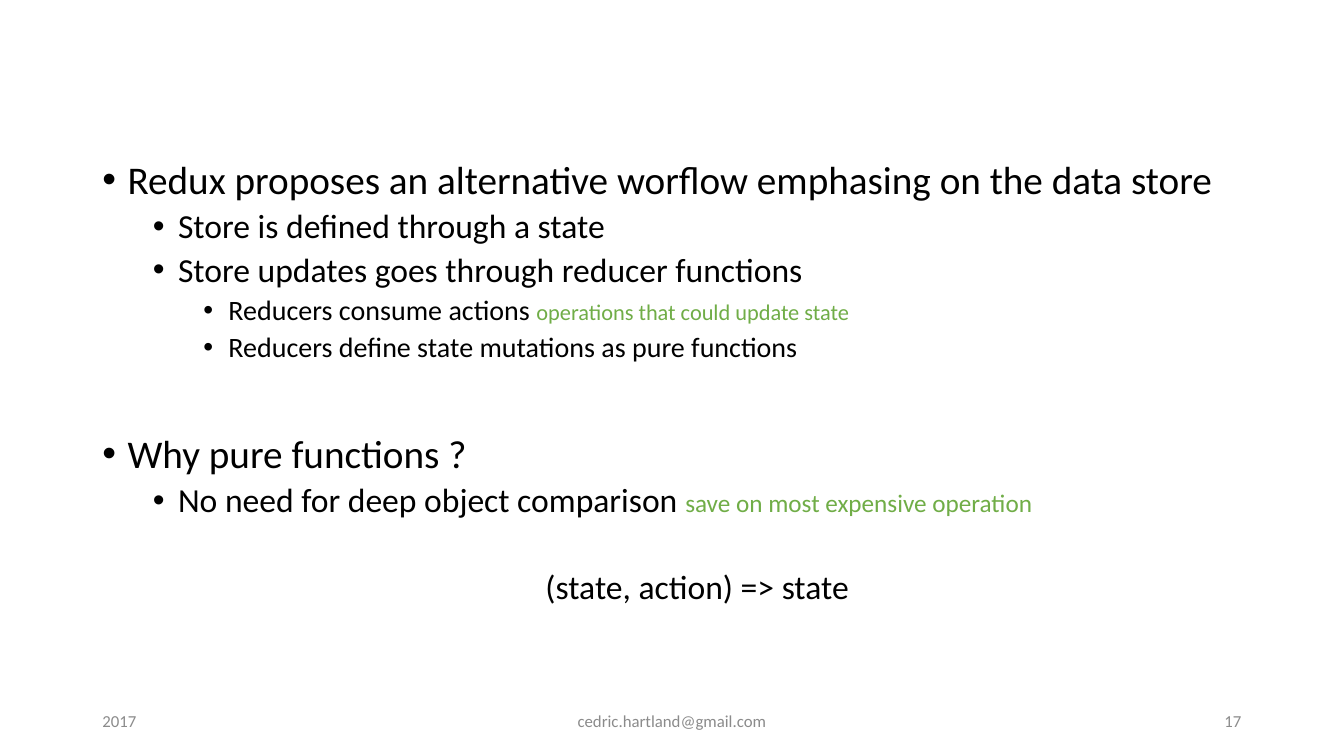
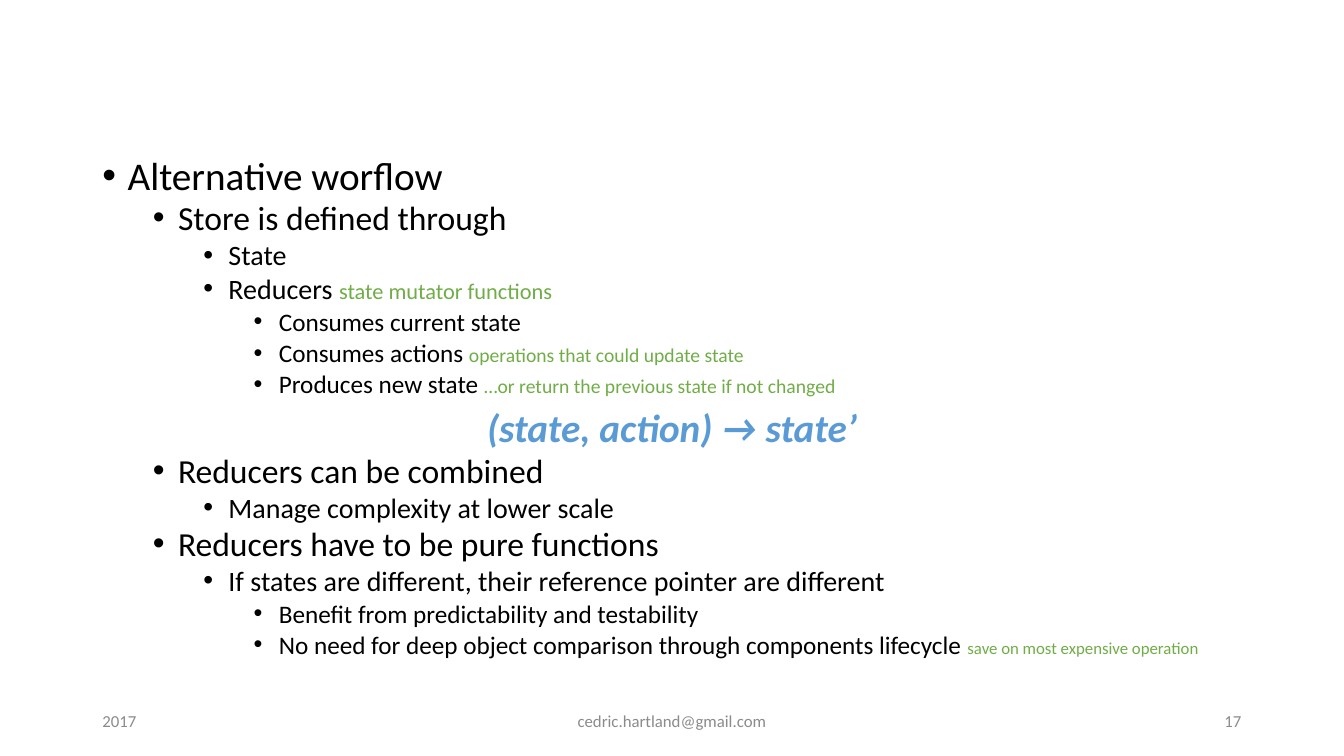
Before and after one commit to gigacool/react-redux-presentation, a slide deck: slide 17 of docs/React & Redux.pptx. Drawn at 1344x756 pixels with LibreOffice and Linux fonts; fonts in the diff are those of the drawing; background and template pictures are left out. Boxes give left, top, right and bottom in pixels: in the first picture for what was removed or moved away, otherwise in the second. Text is boxed around its words. In the diff, an @@ line names an element or a change of style, - is before the commit and + after.

Commit message:
minor react updates, redux workflow, reducers combination and normalization

```diff
--- a/docs/React & Redux.pptx
+++ b/docs/React & Redux.pptx
@@ text at [128,162,1198,659]: text changed; size 24 to 18 pt @@
-• Redux proposes an alternative worflow emphasing on the data store
-  • Store is defined through a state
-  • Store updates goes through reducer functions
-    • Reducers consume actions operations that could update state
-    • Reducers define state mutations as pure functions
-• Why pure functions ?
-  • No need for deep object comparison save on most expensive operation
-  (state, action) => state
+• Alternative worflow
+  • Store is defined through
+    • State
+    • Reducers state mutator functions
+      • Consumes current state
+      • Consumes actions operations that could update state
+      • Produces new state …or return the previous state if not changed
+(state, action) → state’
+  • Reducers can be combined
+    • Manage complexity at lower scale
+  • Reducers have to be pure functions
+    • If states are different, their reference pointer are different
+      • Benefit from predictability and testability
+      • No need for deep object comparison through components lifecycle save on most expensive operation
```
Also in this commit, not shown: 6 other slides changed, 4 slides added.
